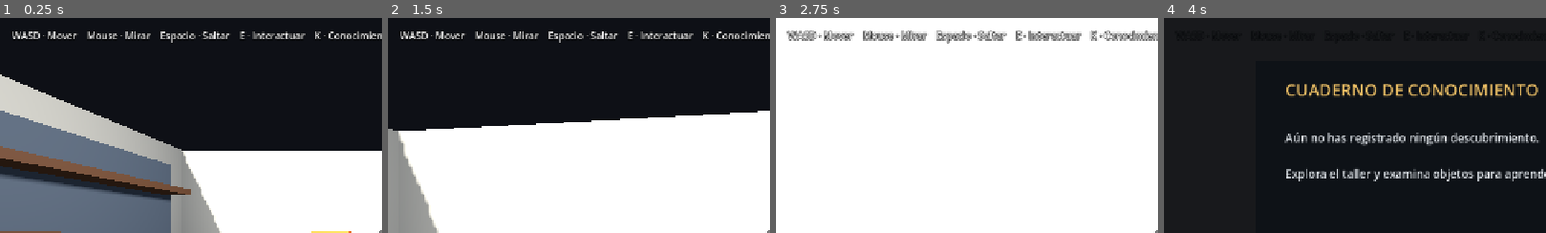
Above: before the commit, frames 1-4 (left to right).
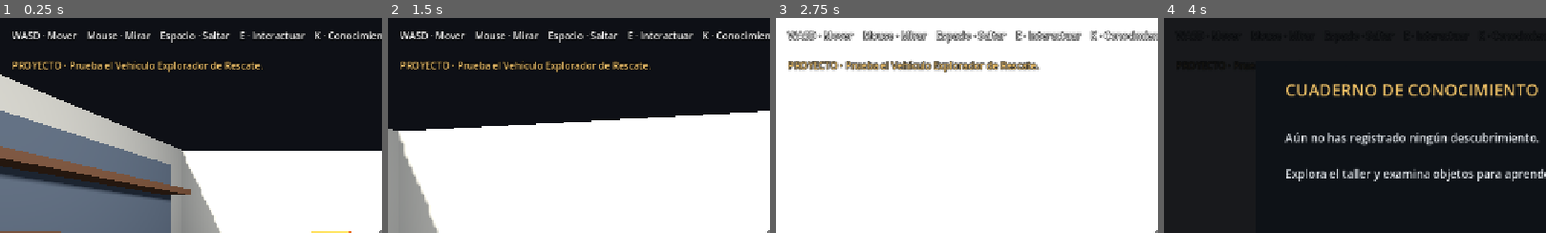
Above: after the commit, the same moments.

Repository: IDozy/starlightlegacy
Game: Godot game, scene res://scenes/main/main.tscn
Same seed, same stepped clock (60 frames per second), same inputs: the game is played once before the commit and once after it.
Inputs (mouse positions are % of the whole screen's width and height, from its top left):
- Up to frame 1 (0.25 s): no input
- Up to frame 2 (1.5 s): tap Enter at 0.5, 1.35 s; move the mouse to (55, 50) at 0.52 s; hold W from 0.53 s (still down); tap E at 0.6 s; click (55, 50) at 0.67 s; tap Space at 0.77 s; move the mouse to (45, 50) at 1.27 s
- Up to frame 3 (2.75 s): keep holding W; tap Space at 1.52 s; move the mouse to (52, 48) at 2.02 s; tap Z at 2.1 s
- Up to frame 4 (4 s): keep holding W; tap Space at 2.75, 3.02, 3.77 s; move the mouse to (49, 52) at 2.77 s; tap K at 2.85 s; click (49, 52) at 2.92 s; tap Enter at 3.5 s; move the mouse to (57, 51) at 3.52 s; tap E at 3.6 s
The pictures show only the part of the screen within x 0-50%, y 0-50%; the shares and areas given below are measured in that part.

The runs differ from the first frame. In frame 1, 1.4% of the frame differs, in the area x 3-69%, y 20-26%; in frame 2, 1.4%; in frame 3, 2.5%, in the area x 3-70%, y 20-26%; in frame 4, less than 0.1%.

Commit message:
ui: add rescue rover project objective

Diff:
--- a/scenes/main/main.tscn
+++ b/scenes/main/main.tscn
@@ -30,6 +30,18 @@
 offset_bottom = 72.0
 text = "WASD · Mover    Mouse · Mirar    Espacio · Saltar    E · Interactuar    K · Conocimiento    Esc · Cursor"
 theme_override_colors/font_outline_color = Color(0, 0, 0, 0.85)
+theme_override_constants/outline_size = 5
+
+
+[node name="ProjectObjective" type="Label" parent="HUD"]
+offset_left = 20.0
+offset_top = 68.0
+offset_right = 720.0
+offset_bottom = 108.0
+text = "PROYECTO · Prueba el Vehículo Explorador de Rescate."
+theme_override_font_sizes/font_size = 16
+theme_override_colors/font_color = Color(0.94, 0.76, 0.42, 1)
+theme_override_colors/font_outline_color = Color(0, 0, 0, 0.88)
 theme_override_constants/outline_size = 5
 
 [node name="Crosshair" type="Label" parent="HUD"]
